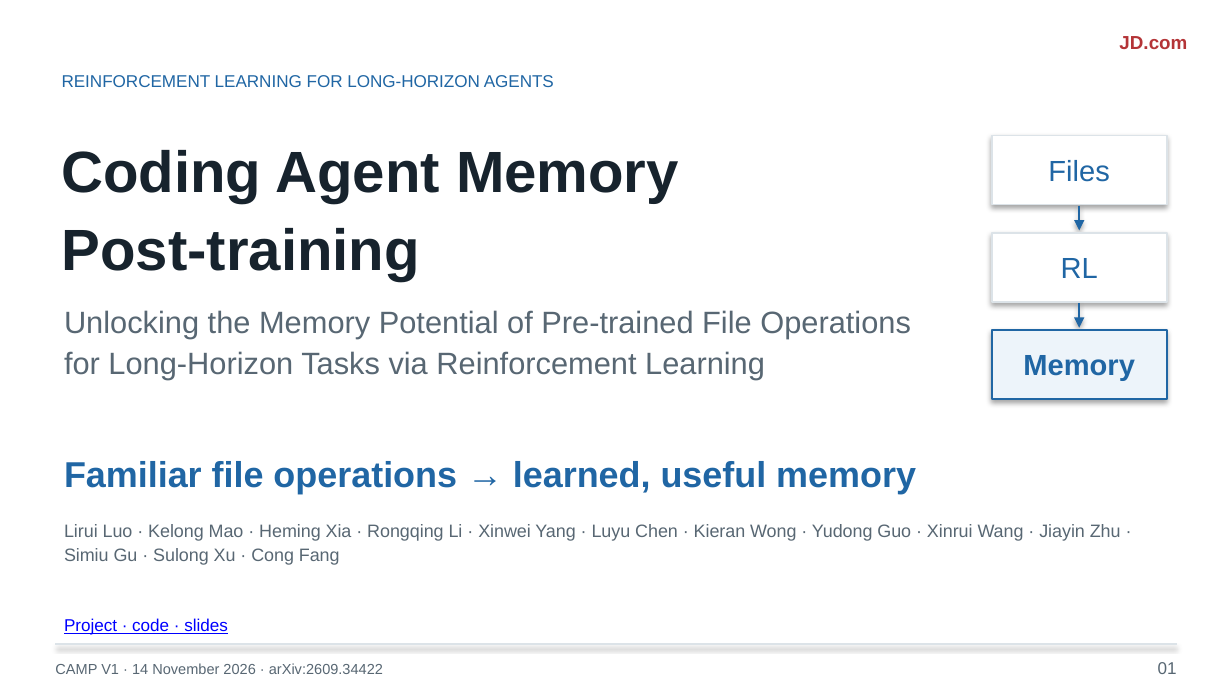
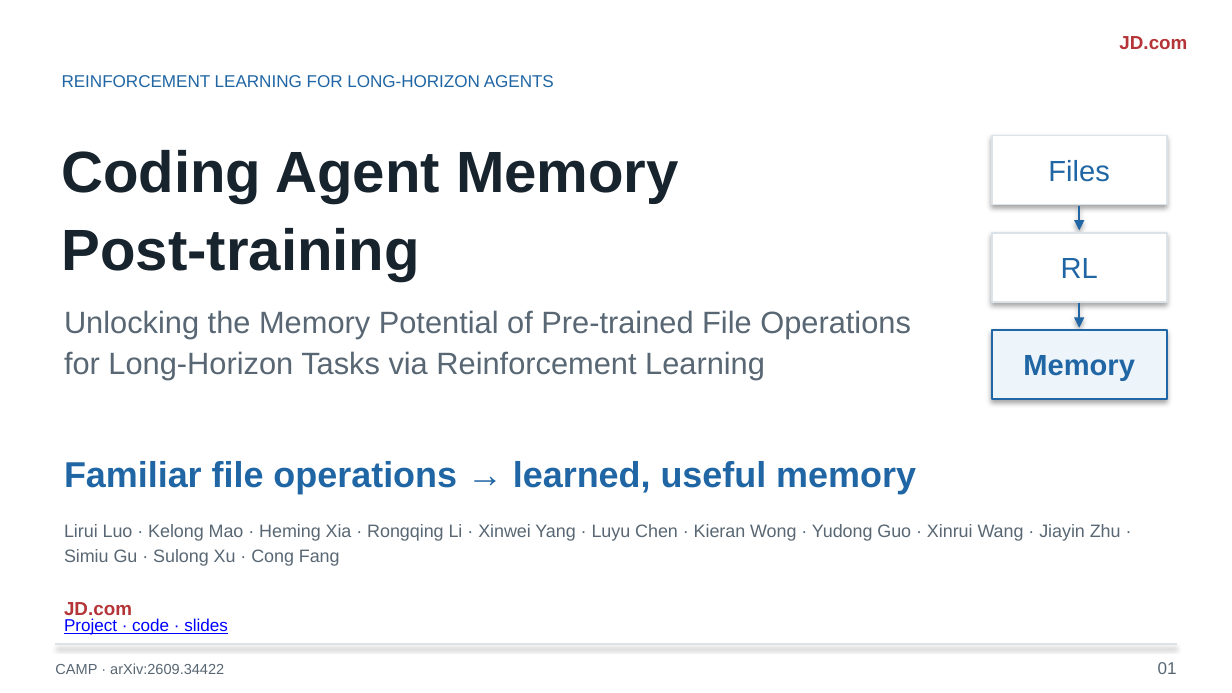
Before and after one commit to liruiluo/agentmemorygym, a slide deck: slide 1 of assets/slides/coding-agent-memory-post-training-slides.pptx. Drawn at 1232x693 pixels with LibreOffice and Linux fonts; fonts in the diff are those of the drawing. Boxes give left, top, right and bottom in pixels: in the first picture for what was removed or moved away, otherwise in the second. Text is boxed around its words. In the diff, an @@ line names an element or a change of style, - is before the commit and + after.

Commit message:
Build the CAMP talk around motivation, contributions and the research story

```diff
--- a/assets/slides/coding-agent-memory-post-training-slides.pptx
+++ b/assets/slides/coding-agent-memory-post-training-slides.pptx
@@ text added at <box>64,602,132,619</box>, 11 pt, text #B43437, bold @@
+JD.com
@@ text at <box>55,663,224,674</box>: text changed @@
-CAMP V1 · 14 November 2026 · arXiv:2609.34422
+CAMP · arXiv:2609.34422
```
Also in this commit, not shown: 11 other slides changed, 5 slides added, 4 slides removed, 17 other files.
